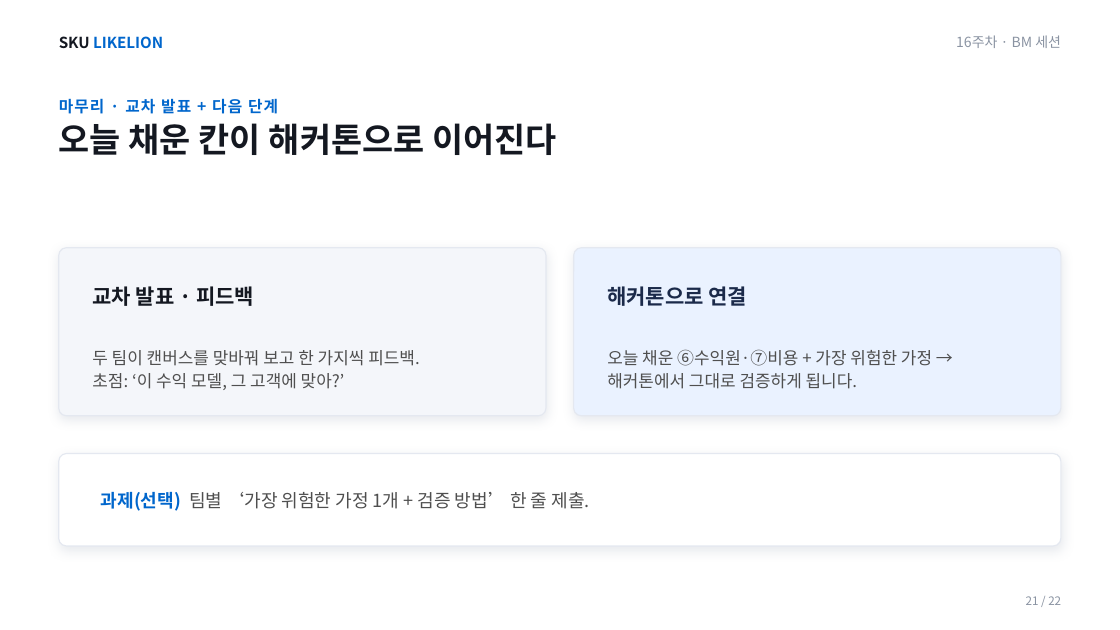
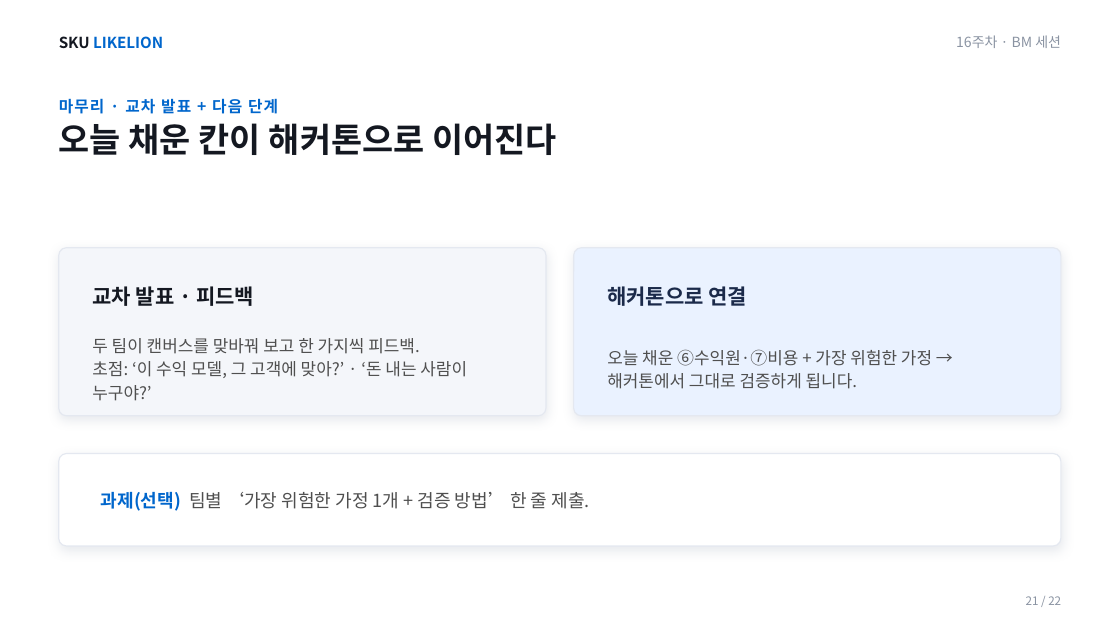
Before and after one commit to SKUnohtaekyung/BM, a slide deck: slide 21 of 슬라이드/BM_16주차_강의덱.pptx. Drawn at 1120x630 pixels with LibreOffice and Linux fonts; fonts in the diff are those of the drawing. Boxes give left, top, right and bottom in pixels: in the first picture for what was removed or moved away, otherwise in the second. Text is boxed around its words. In the diff, an @@ line names an element or a change of style, - is before the commit and + after.

```diff
--- a/슬라이드/BM_16주차_강의덱.pptx
+++ b/슬라이드/BM_16주차_강의덱.pptx
@@ text at [92, 361, 467, 401]: text changed @@
-초점: ‘이 수익 모델, 그 고객에 맞아?’
+초점: ‘이 수익 모델, 그 고객에 맞아?’ · ‘돈 내는 사람이 누구야?’
```
Also in this commit, not shown: 14 other slides changed, 1 other file.
